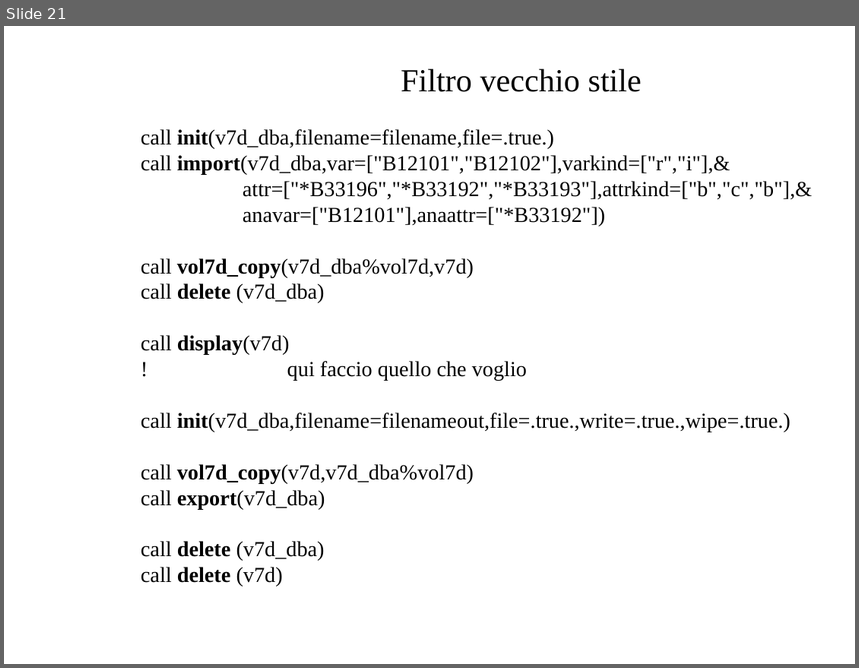
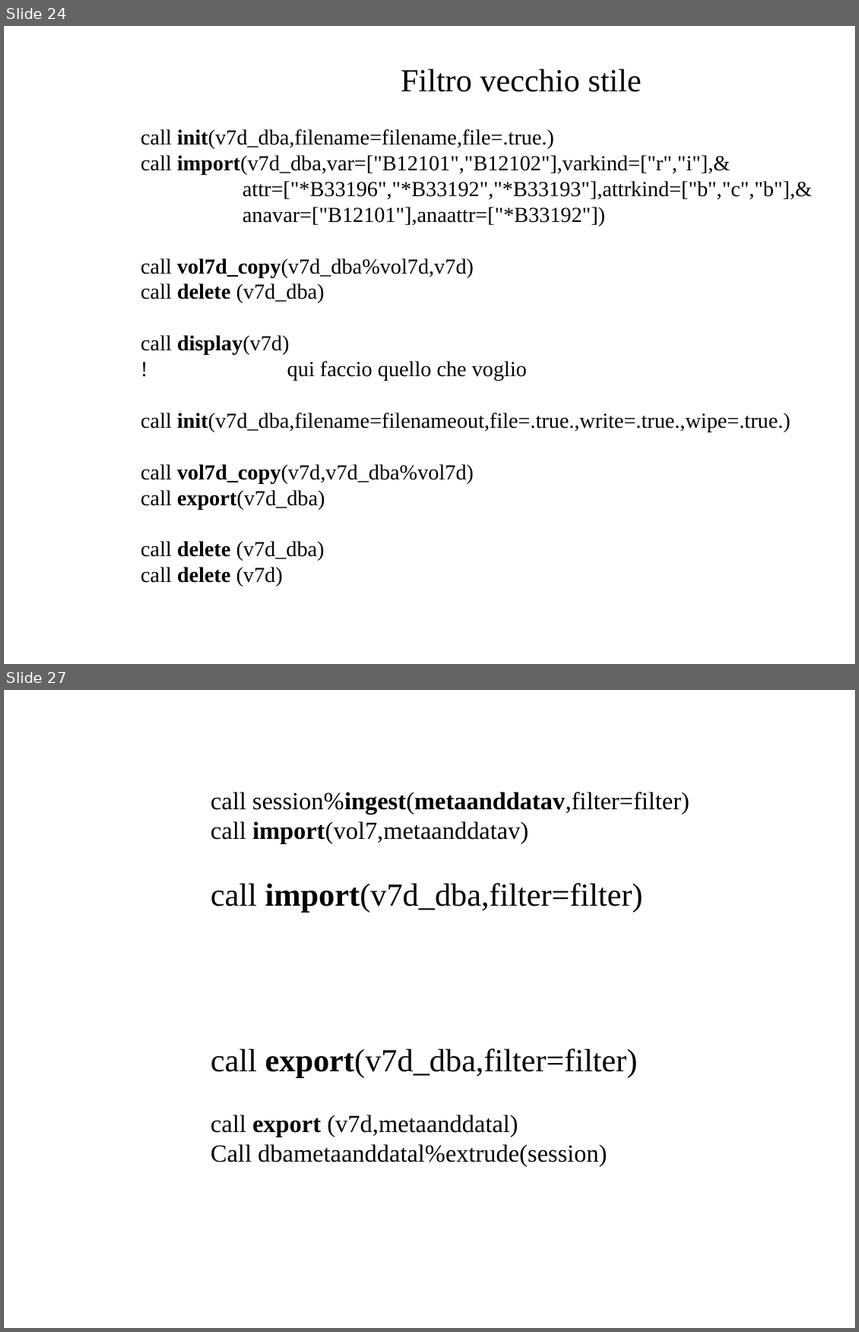
Before and after one commit to ARPA-SIMC/libsim, a slide deck: doc/API_DB-All.e_Fortran2003.odp. Shown one above the other, each under a label of ours: slide 21 before the commit, slides 24 and 27 after it; the slides between them are not shown. The pictures are 859x668 and 859x1332 pixels, drawn with LibreOffice and Linux fonts; fonts in the diff are those of the drawing; background and template pictures are left out. Boxes give left, top, right and bottom in pixels: in the first picture for what was removed or moved away, otherwise in the second. Text is boxed around its words. In the diff, an @@ line names an element or a change of style, - is before the commit and + after.

```diff
--- a/doc/API_DB-All.e_Fortran2003.odp
+++ b/doc/API_DB-All.e_Fortran2003.odp
@@ slide 27 added at (4,690,855,1328), background picture (left out) @@
@@ subtitle added at (211,792,690,1167), 23 pt, text #000000 @@
+call session%ingest(metaanddatav,filter=filter)
+call import(vol7,metaanddatav)
+call import(v7d_dba,filter=filter)
+call export(v7d_dba,filter=filter)
+call export (v7d,metaanddatal)
+Call dbametaanddatal%extrude(session)
@@ what was slide 21 is now slide 24 @@
```
Also in this commit, not shown: 4 slides changed, 4 other slides added.
